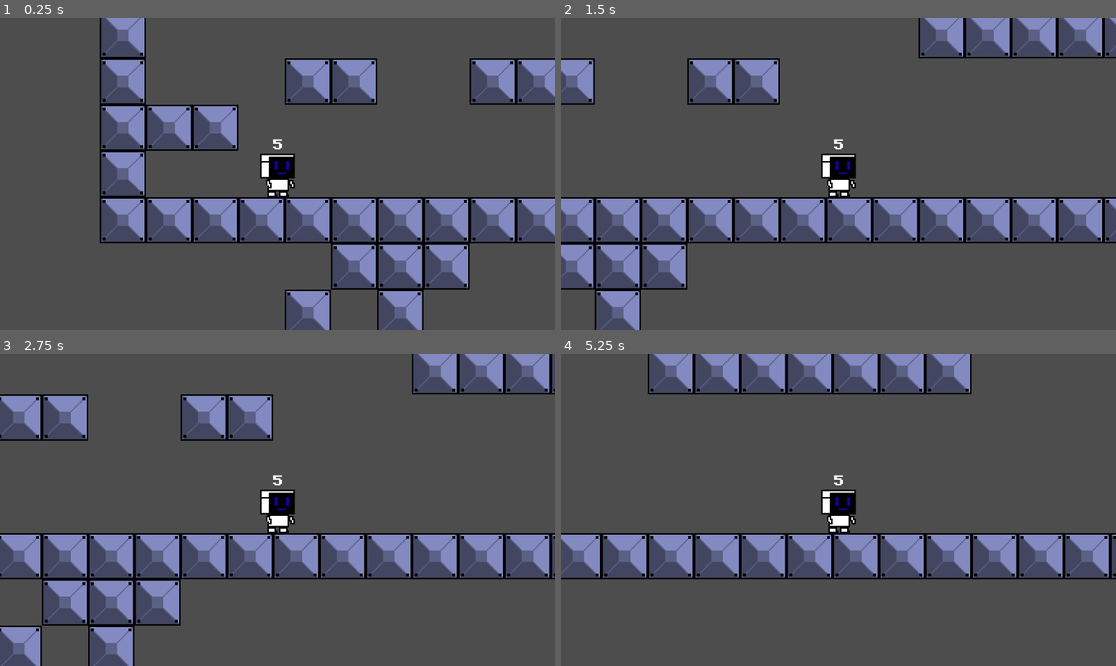
Above: before the commit, frames 1-4 (two rows, left to right).
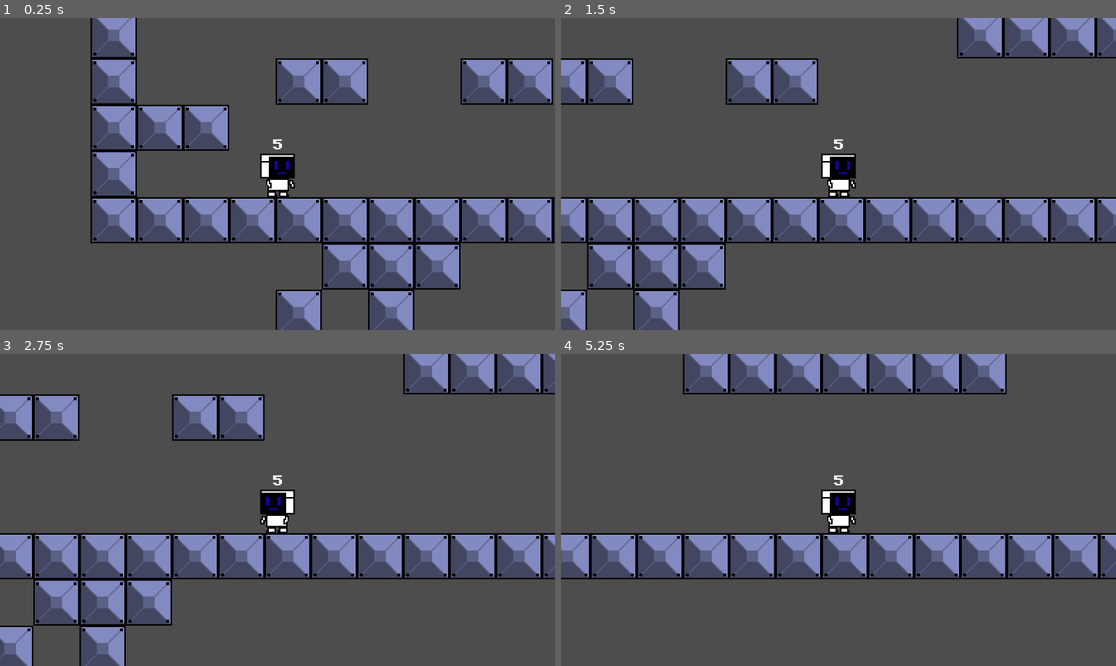
Above: after the commit, the same moments.

Repository: DanielKuhnDeAraujo/Robozin
Game: Godot game, scene res://scenes/jogo.tscn
Same seed, same stepped clock (60 frames per second), same inputs: the game is played once before the commit and once after it.
Inputs:
- Up to frame 1 (0.25 s): no input
- Up to frame 2 (1.5 s): tap Enter at 0.5 s; hold D (andar_direita) from 0.53 s (still down); tap Space (pulo) at 0.77 s
- Up to frame 3 (2.75 s): tap Space (pulo) at 1.52 s; release D (andar_direita) at 2.03 s; hold Left (andar_esquerda) from 2.03 s (still down)
- Up to frame 4 (5.25 s): release Left (andar_esquerda) at 2.78 s; hold D (andar_direita) 2.78-4.28 s; tap Space (pulo) at 3.02, 3.77, 4.52 s; hold Left (andar_esquerda) 4.28-5.03 s; hold D (andar_direita) from 5.03 s (still down)

The runs differ from the first frame. In frame 1, 15% of the frame differs, in the area x 16-100%, y 0-100%; in frame 2, 16%, in the area x 0-100%, y 0-100%; in frame 3, 14%; in frame 4, 13%.

Commit message:
mudanças no movimento base do personagem
lalala, quero fazer mais coisas

Diff:
--- /dev/null
+++ b/scenes/dust_bunny.tscn
@@ -0,0 +1,3 @@
+[gd_scene format=3 uid="uid://calday8fhcf7b"]
+
+[node name="DustBunny" type="Node2D"]
--- a/scenes/player.tscn
+++ b/scenes/player.tscn
@@ -23,14 +23,10 @@
 shape = SubResource("RectangleShape2D_qhqgy")
 
 [node name="Timer_pulo_variável" type="Timer" parent="."]
-wait_time = 0.15
+wait_time = 0.07
 one_shot = true
 
 [node name="Timer_jump_buffer" type="Timer" parent="."]
-wait_time = 0.1
-one_shot = true
-
-[node name="Coiote_timer" type="Timer" parent="."]
 wait_time = 0.1
 one_shot = true
 
@@ -56,7 +52,6 @@
 
 [connection signal="timeout" from="Timer_pulo_variável" to="." method="_on_timer_pulo_variável_timeout"]
 [connection signal="timeout" from="Timer_jump_buffer" to="." method="_on_timer_jump_buffer_timeout"]
-[connection signal="timeout" from="Coiote_timer" to="." method="_on_coiote_timer_timeout"]
 [connection signal="timeout" from="Death_timer" to="." method="_on_death_timer_timeout"]
 [connection signal="timeout" from="Timer_Knock" to="." method="_on_timer_knock_timeout"]
 [connection signal="timeout" from="invulnerabilidade" to="." method="_on_invulnerabilidade_timeout"]
--- a/scripts/player.gd
+++ b/scripts/player.gd
@@ -2,14 +2,17 @@
 @onready var timer_jump_buffer: Timer = $Timer_jump_buffer
 @onready var timer_pulo_variável: Timer = $"Timer_pulo_variável"
 @onready var label: Label = $Label
-@onready var testes: Label = $testes
 @onready var colision: CollisionShape2D = $colision
 @onready var death_timer: Timer = $Death_timer
 @onready var timer_knock: Timer = $Timer_Knock
 @onready var invulnerabilidade: Timer = $invulnerabilidade
 @onready var sprite_2d: Sprite2D = $Sprite2D
 #variáveis
-const SPEED: float = 250.0
+var SPEED: float = 150.0
+const MAX_SPEED: float = 250
+const MIN_SPEED: float = 150
+const aceleracao: float = 15
+const friccao: float = 25
 const max_jump: float = -385.0
 const cancela_pulo: float = 0.3
 var is_jumping: bool = false
@@ -21,6 +24,8 @@
 var knock = "n"
 var invul = false
 var coiote_ativo
+var direcao: Vector2 = Vector2.RIGHT
+
 func _physics_process(delta: float) -> void:
 	#testes
 	#jump buffer
@@ -58,10 +63,27 @@
 		pass
 	# input de movimento
 	var direction := Input.get_axis("andar_esquerda", "andar_direita")
-	if direction:
-		velocity.x = direction * SPEED
-	else:
-		velocity.x = move_toward(velocity.x, 0, SPEED)
+	if direction == 1:
+		if SPEED < 0:
+			SPEED = 1
+		SPEED = move_toward(SPEED, MAX_SPEED, aceleracao)
+		velocity.x = SPEED
+		sprite_2d.flip_h = false
+		direcao = Vector2.RIGHT
+	elif direction == -1:
+		if SPEED > 0:
+			SPEED = -1
+		SPEED = move_toward(SPEED, -MAX_SPEED, aceleracao)
+		velocity.x = SPEED
+		sprite_2d.flip_h = true
+		direcao = Vector2.LEFT
+	elif direction == 0:
+		SPEED = move_toward(SPEED, 0, friccao)
+		velocity.x = SPEED
+		#if direcao == Vector2.RIGHT:
+			#max(SPEED - aceleracao, MIN_SPEED)
+		#elif direcao == Vector2.LEFT:
+			#min(SPEED - aceleracao, MIN_SPEED)
 		#knock
 	if knock == "esquerda" :
 		velocity.x=-290
